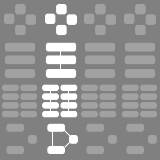
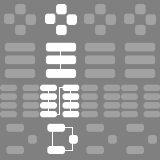
Two versions of the same layered image (w=160, h=160). Layer-by-layer changes:
added layer "Pasted Layer #6" above "Pasted Layer #5" over <box>70,91,71,111</box>
added layer "Pasted Layer #5" above "Pasted Layer #9" over <box>48,91,49,111</box>
added layer "Pasted Layer #9" (25%) above "Pasted Layer #8" over <box>81,84,121,118</box>
added layer "Pasted Layer #8" (25%) above "Pasted Layer #7" over <box>0,84,40,118</box>
added layer "Pasted Layer #7" (25%) above "Pasted Layer #4" over <box>121,84,160,118</box>
added layer "Pasted Layer #4" above "Layer #1" over <box>40,84,80,118</box>
hid "Layer #1" over <box>64,130,70,148</box>
added layer "Layer #2" above "Layer" over <box>56,87,63,115</box>
painted on "Layer" over <box>50,89,73,151</box>
painted on "Pasted Layer #3" over <box>121,84,157,118</box>
painted on "Pasted Layer #2" over <box>81,84,117,118</box>
painted on "Pasted Layer #1" over <box>42,84,78,118</box>
painted on "Pasted Layer" over <box>2,84,37,118</box>
